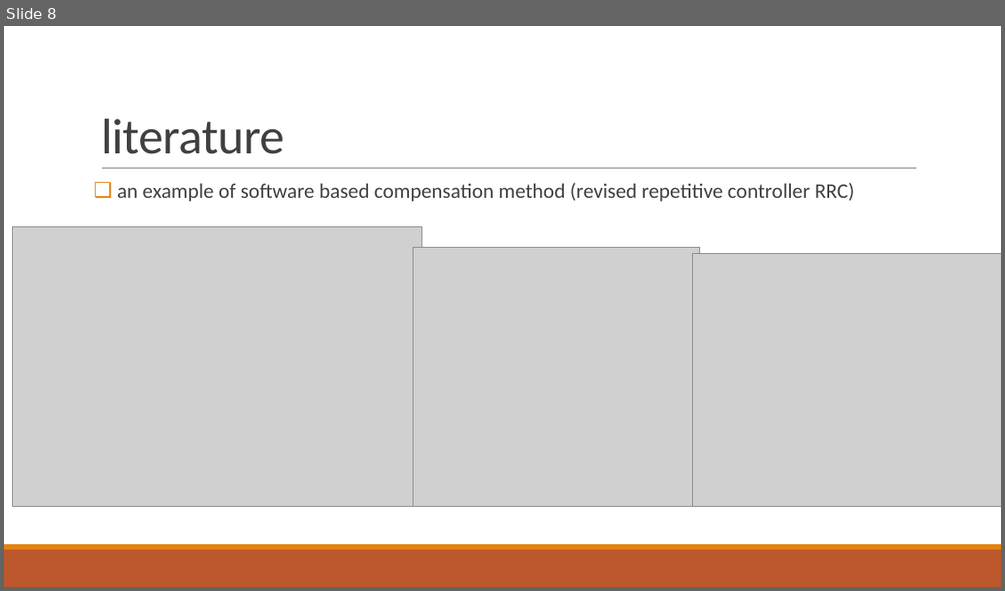
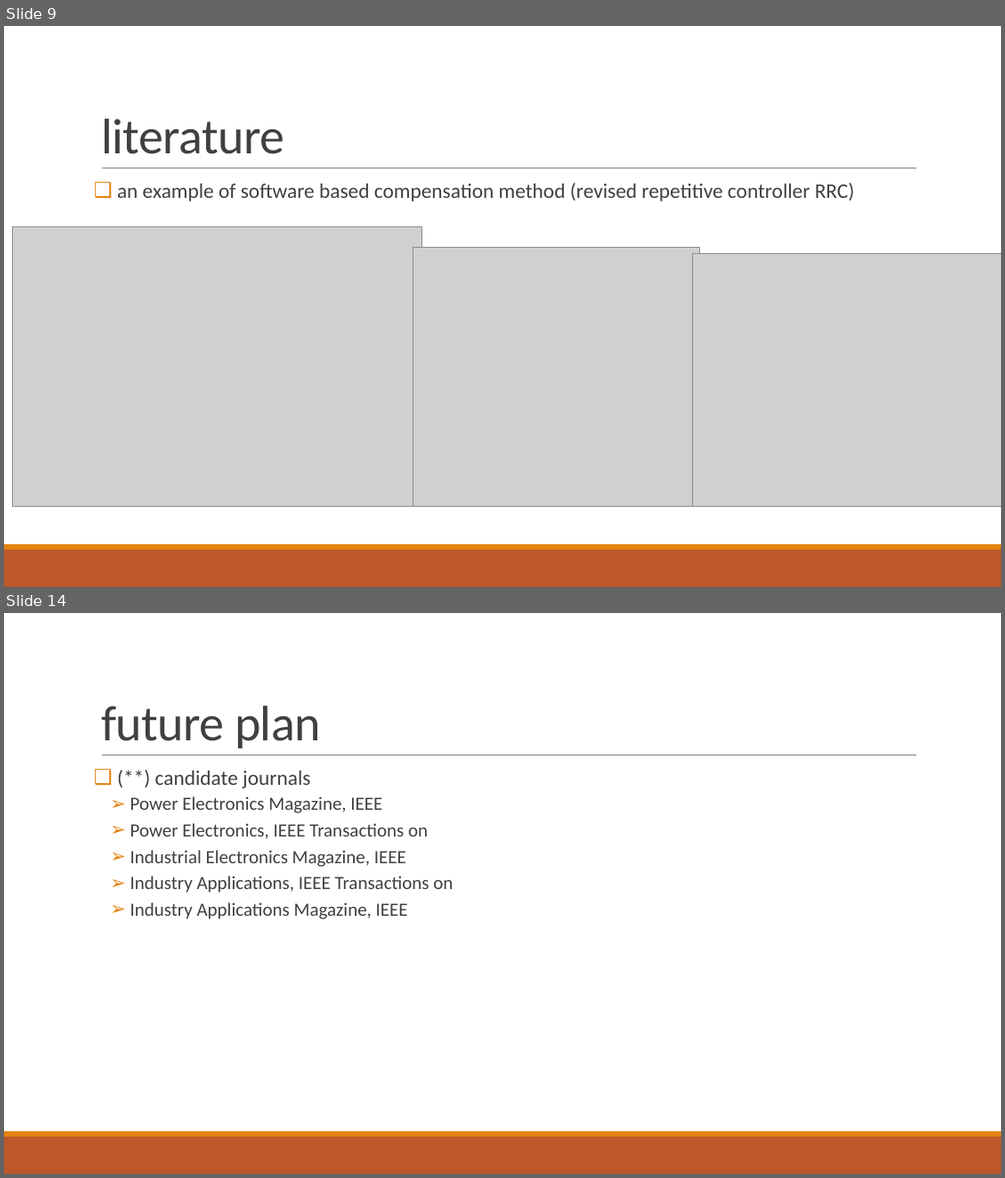
Before and after one commit to hyuruk/doktora, a slide deck: tik/tikMay2018.pptx. Shown one above the other, each under a label of ours: slide 8 before the commit, slides 9 and 14 after it; the slides between them are not shown. The pictures are 1005x591 and 1005x1178 pixels, drawn with LibreOffice and Linux fonts; fonts in the diff are those of the drawing; grey boxes stand for pictures. Boxes give left, top, right and bottom in pixels: in the first picture for what was removed or moved away, otherwise in the second. Text is boxed around its words. In the diff, an @@ line names an element or a change of style, - is before the commit and + after.

```diff
--- a/tik/tikMay2018.pptx
+++ b/tik/tikMay2018.pptx
@@ slide 14 added at (4,613,1001,1174), background #FFFFFF; not listed: 3 template elements that a slide beside it also shows @@
@@ title added at (101,706,321,748), 48 pt, text #404040 @@
+future plan
@@ text added at (130,771,453,919), 18 pt, text #404040 @@
+❑ (**) candidate journals
+  ➢ Power Electronics Magazine, IEEE
+  ➢ Power Electronics, IEEE Transactions on
+  ➢ Industrial Electronics Magazine, IEEE
+  ➢ Industry Applications, IEEE Transactions on
+  ➢ Industry Applications Magazine, IEEE
@@ what was slide 8 is now slide 9 @@
```
Also in this commit, not shown: 4 slides changed, 4 other slides added, 2 other files.
